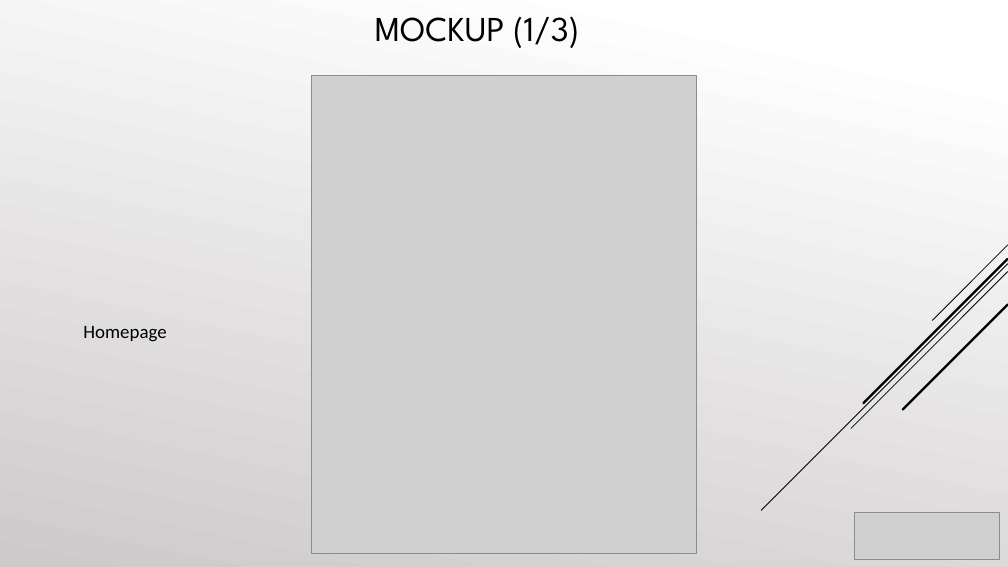
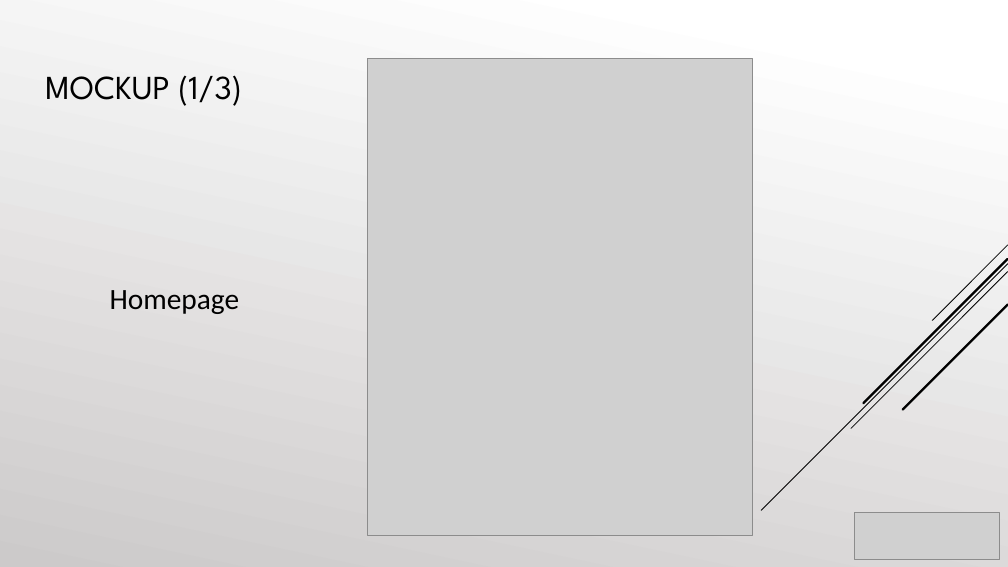
Before and after one commit to cosimob28/GamesHub, a slide deck: slide 20 of Work in progress/Presentazione/GamesHub.pptx. Drawn at 1008x567 pixels with LibreOffice and Linux fonts; fonts in the diff are those of the drawing; grey boxes stand for pictures. Boxes give left, top, right and bottom in pixels: in the first picture for what was removed or moved away, otherwise in the second. Text is boxed around its words. In the diff, an @@ line names an element or a change of style, - is before the commit and + after.

```diff
--- a/Work in progress/Presentazione/GamesHub.pptx
+++ b/Work in progress/Presentazione/GamesHub.pptx
@@ text "MOCKUP (1/3)": place and size @@
-text "MOCKUP (1/3)" at box(375, 16, 579, 48)
+text "MOCKUP (1/3)" at box(45, 75, 242, 106)
@@ text "MOCKUP (1/3)" at box(45, 75, 242, 106): size 33.3 to 32 pt @@
@@ picture: place and size @@
-picture at box(312, 76, 697, 554)
+picture at box(368, 58, 753, 536)
@@ text "Homepage": place and size @@
-text "Homepage" at box(83, 326, 166, 342)
+text "Homepage" at box(110, 290, 240, 314)
@@ text "Homepage" at box(110, 290, 240, 314): size 18 to 28 pt @@
```
Also in this commit, not shown: 44 other slides changed, 8 slides added, 5 slides removed.
